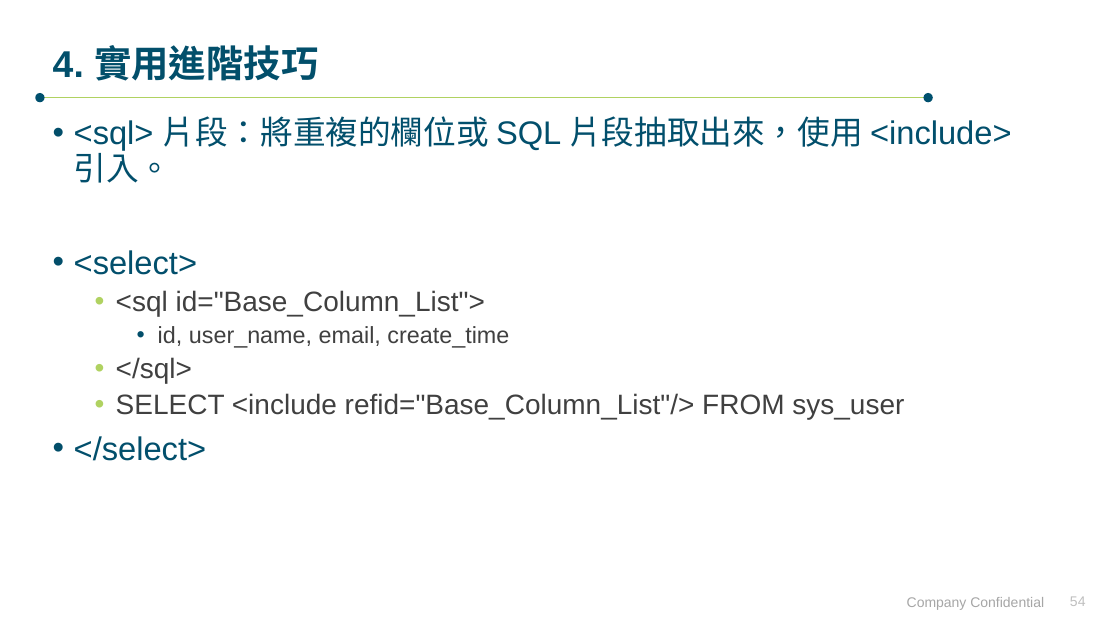
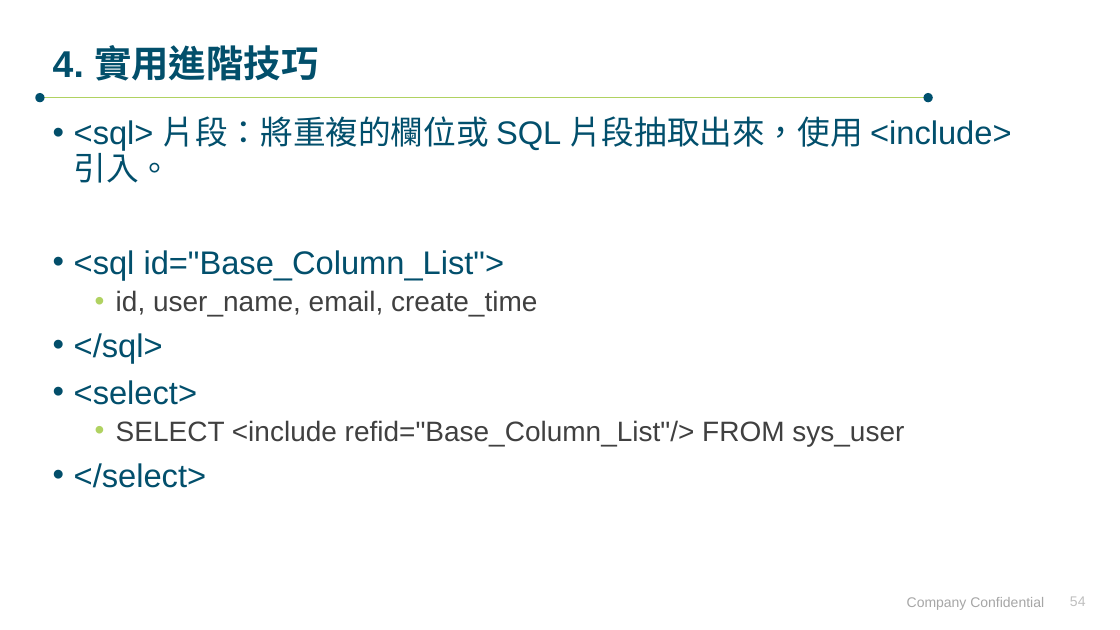
Before and after one commit to huangweiwu1223-ui/witsClazz, a slide deck: slide 54 of Docs/MyBatis-plus.pptx. Drawn at 1120x630 pixels with LibreOffice and Linux fonts; fonts in the diff are those of the drawing; background and template pictures are left out. Boxes give left, top, right and bottom in pixels: in the first picture for what was removed or moved away, otherwise in the second. Text is boxed around its words. In the diff, an @@ line names an element or a change of style, - is before the commit and + after.

```diff
--- a/Docs/MyBatis-plus.pptx
+++ b/Docs/MyBatis-plus.pptx
@@ text at (74,250,197,275): paragraph removed @@
-• <select>
@@ text at (74,250,537,362): size 24 to 28 pt, text colour #404040 to #024F6C in "<sql id="Base_Column_List">", "</sql>"; size 20 to 24 pt in "id, user_name, email, create_time"; list level 2 to 1 in "<sql id="Base_Column_List">"; bullet colour #B0D261 to #024E6A; list level 3 to 2 in "id, user_name, email, create_time"; bullet colour #024E6A to #B0D261; list level 2 to 1 in "</sql>" @@
@@ text at (74,380,197,405): paragraph added @@
+• <select>
```
Also in this commit, not shown: 8 other files.
